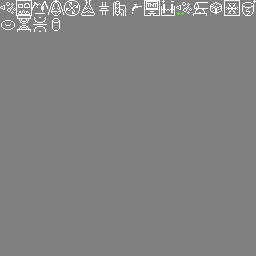
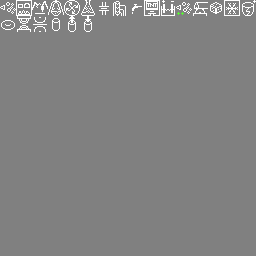
Before/after of a 256×256 layered artwork. What changed in the layer stack:
painted on "Background" over [68, 16, 92, 32]
